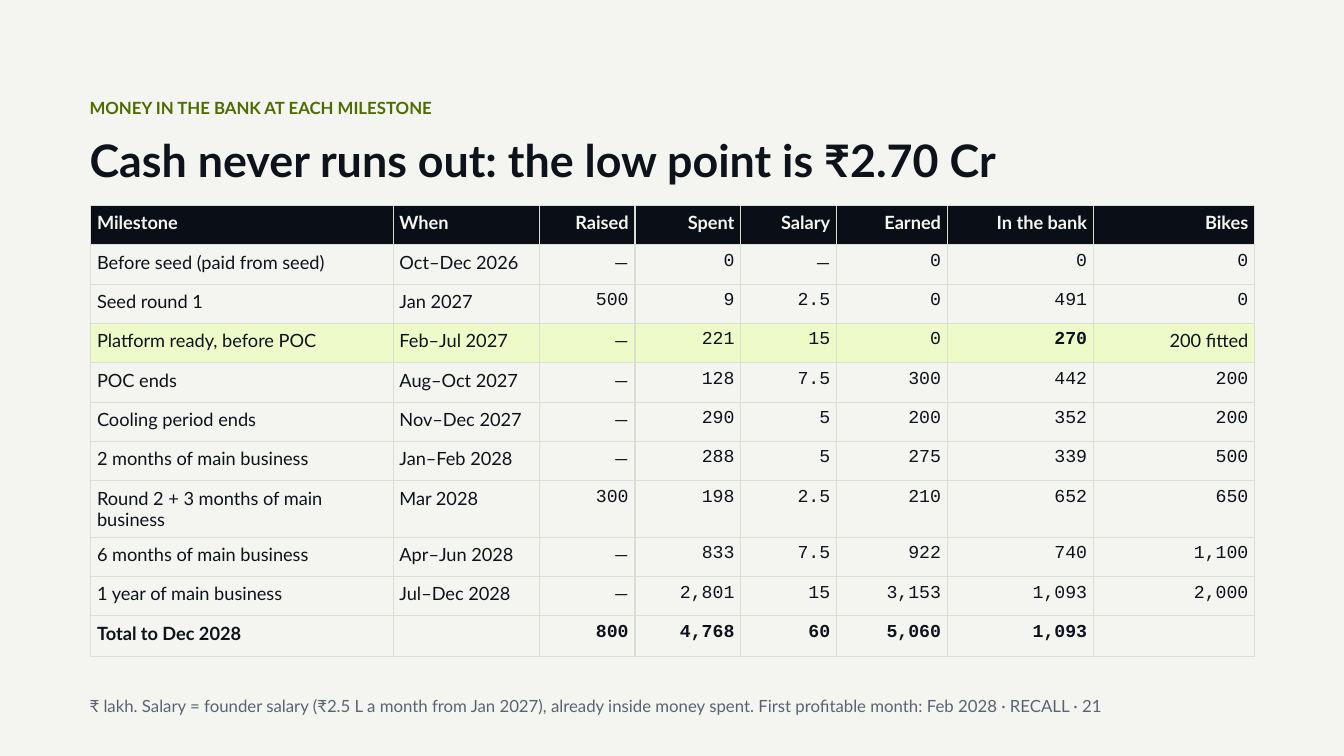
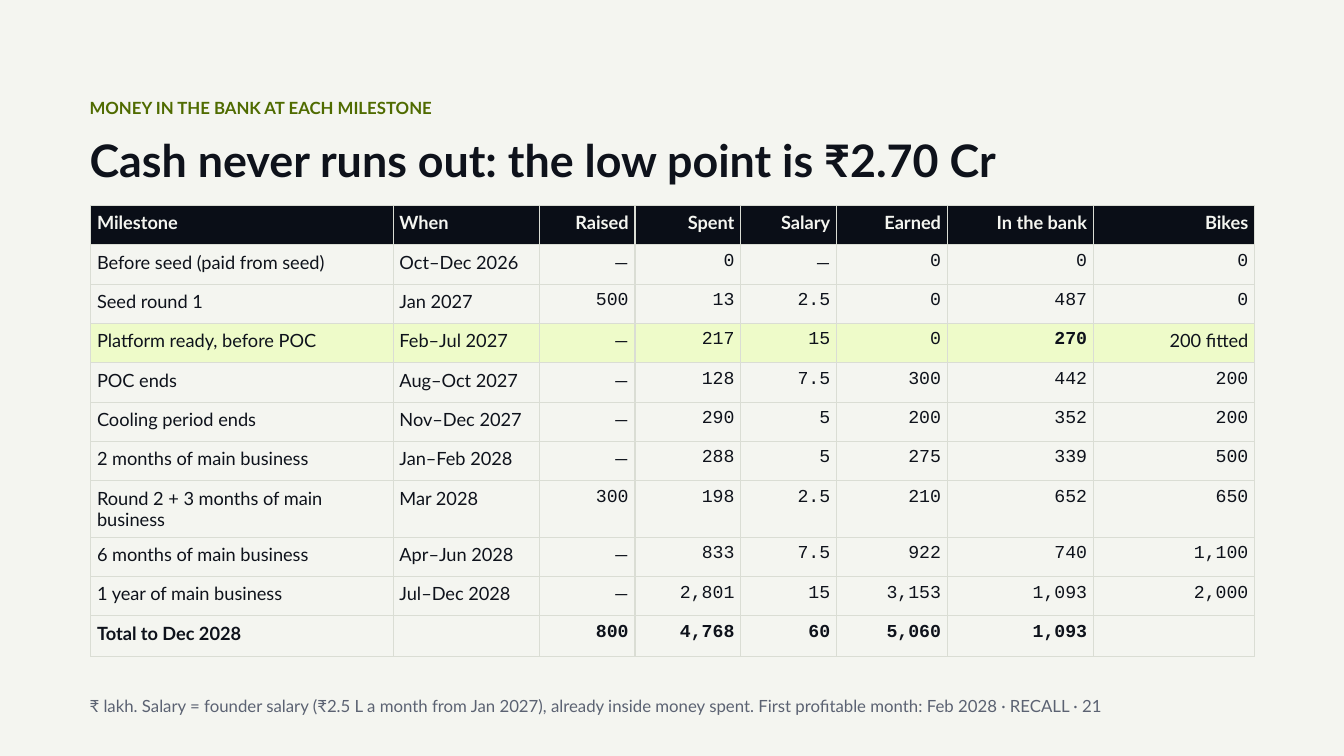
Before and after one commit to Picorus/recall-platform, a slide deck: slide 21 of docs/investor/01_RECALL_Investor_Deck_v5.4.pptx. Drawn at 1344x756 pixels with LibreOffice and Linux fonts; fonts in the diff are those of the drawing. Boxes give left, top, right and bottom in pixels: in the first picture for what was removed or moved away, otherwise in the second. Text is boxed around its words. In the diff, an @@ line names an element or a change of style, - is before the commit and + after.

```diff
--- a/docs/investor/01_RECALL_Investor_Deck_v5.4.pptx
+++ b/docs/investor/01_RECALL_Investor_Deck_v5.4.pptx
@@ table at (91, 206, 1255, 645) @@
-row 3, column 4: 9
+row 3, column 4: 13
-row 3, column 7: 491
+row 3, column 7: 487
-row 4, column 4: 221
+row 4, column 4: 217
```
Also in this commit, not shown: 8 other slides changed, 9 other files.
